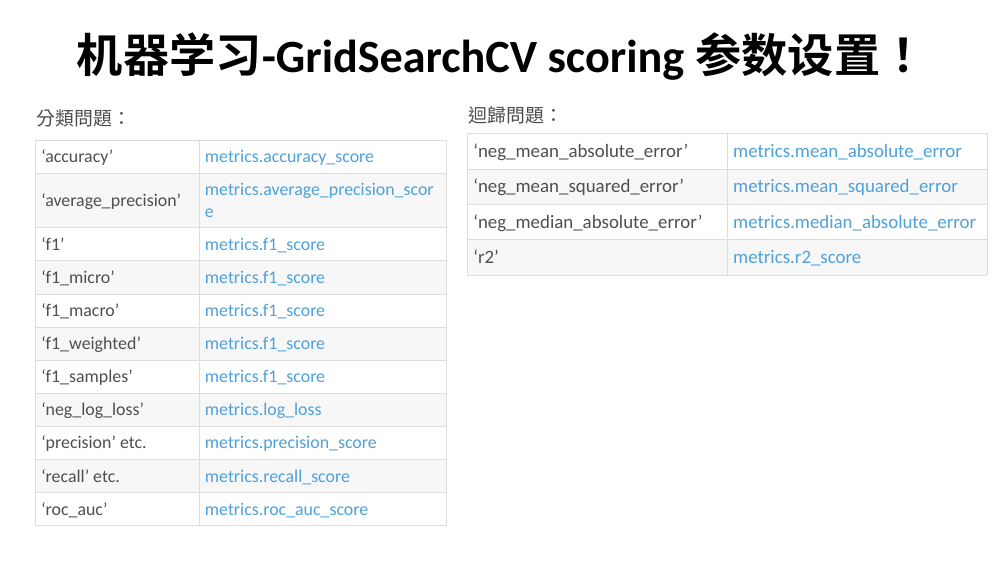
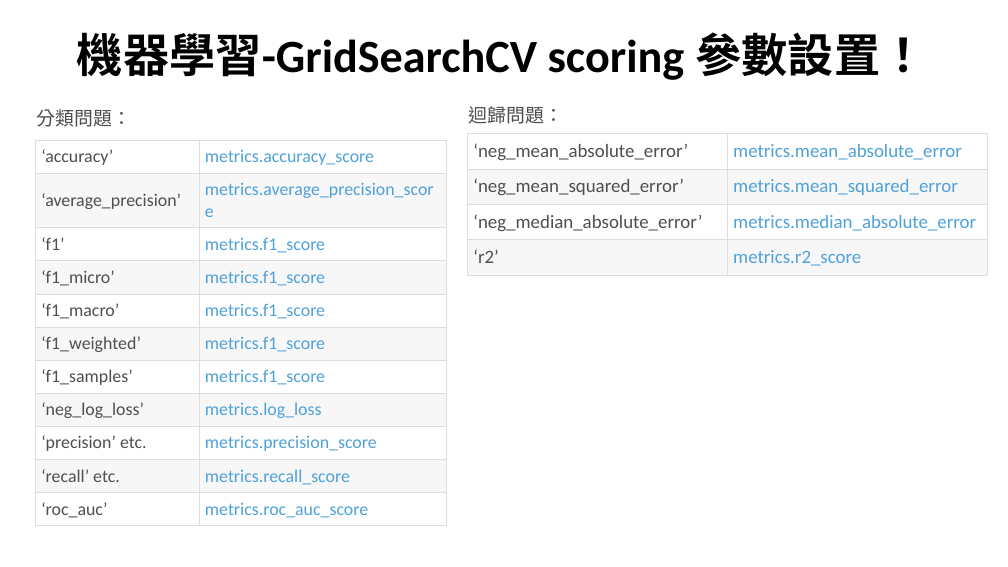
Before and after one commit to lokcyi/AI, a slide deck: slide 59 of ClassMaterial/20210308/XGBoost介紹.ppt (slide 57 before the commit). Drawn at 1008x567 pixels with LibreOffice and Linux fonts; fonts in the diff are those of the drawing. Boxes give left, top, right and bottom in pixels: in the first picture for what was removed or moved away, otherwise in the second. Text is boxed around its words. In the diff, an @@ line names an element or a change of style, - is before the commit and + after.

```diff
--- a/ClassMaterial/20210308/XGBoost介紹.ppt
+++ b/ClassMaterial/20210308/XGBoost介紹.ppt
@@ title at box(77, 32, 927, 80): text changed @@
-机器学习-GridSearchCV scoring 参数设置！
+機器學習-GridSearchCV scoring 參數設置！
```
Also in this commit, not shown: 10 other slides changed, 2 slides added, 4 other files.
